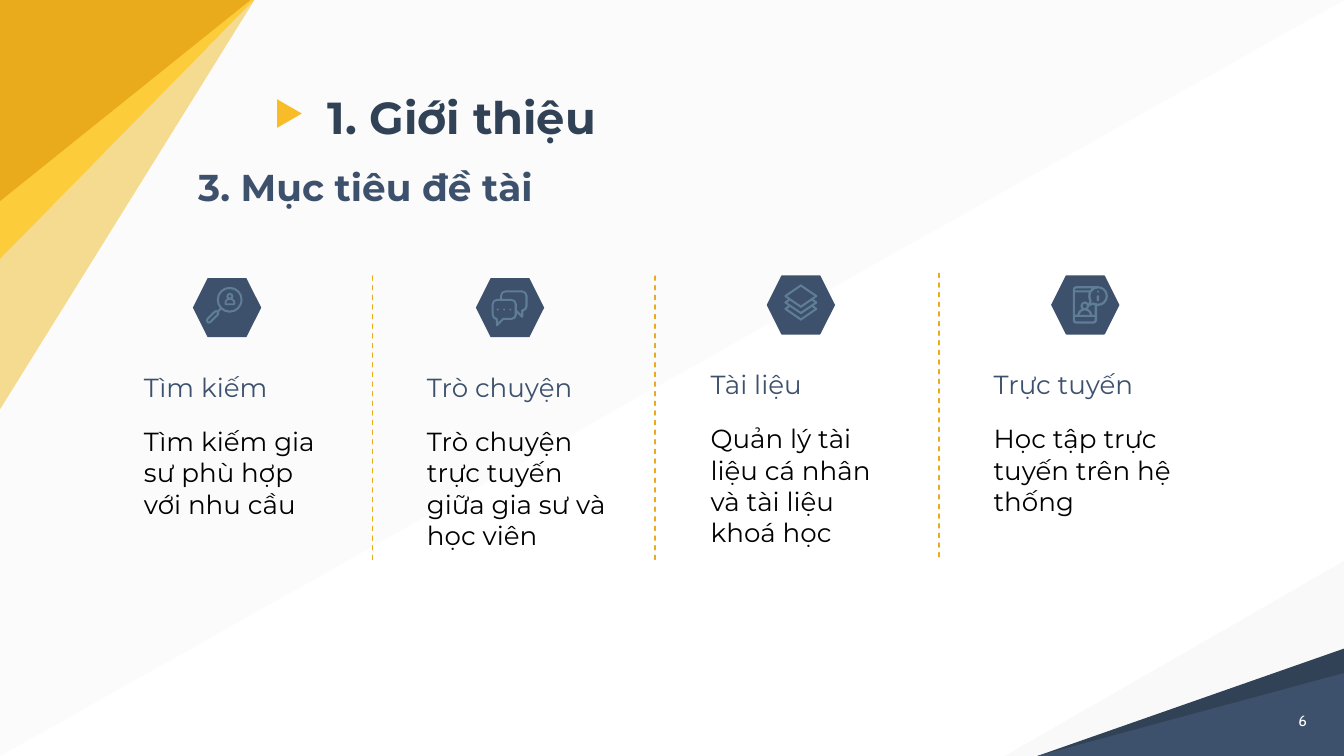
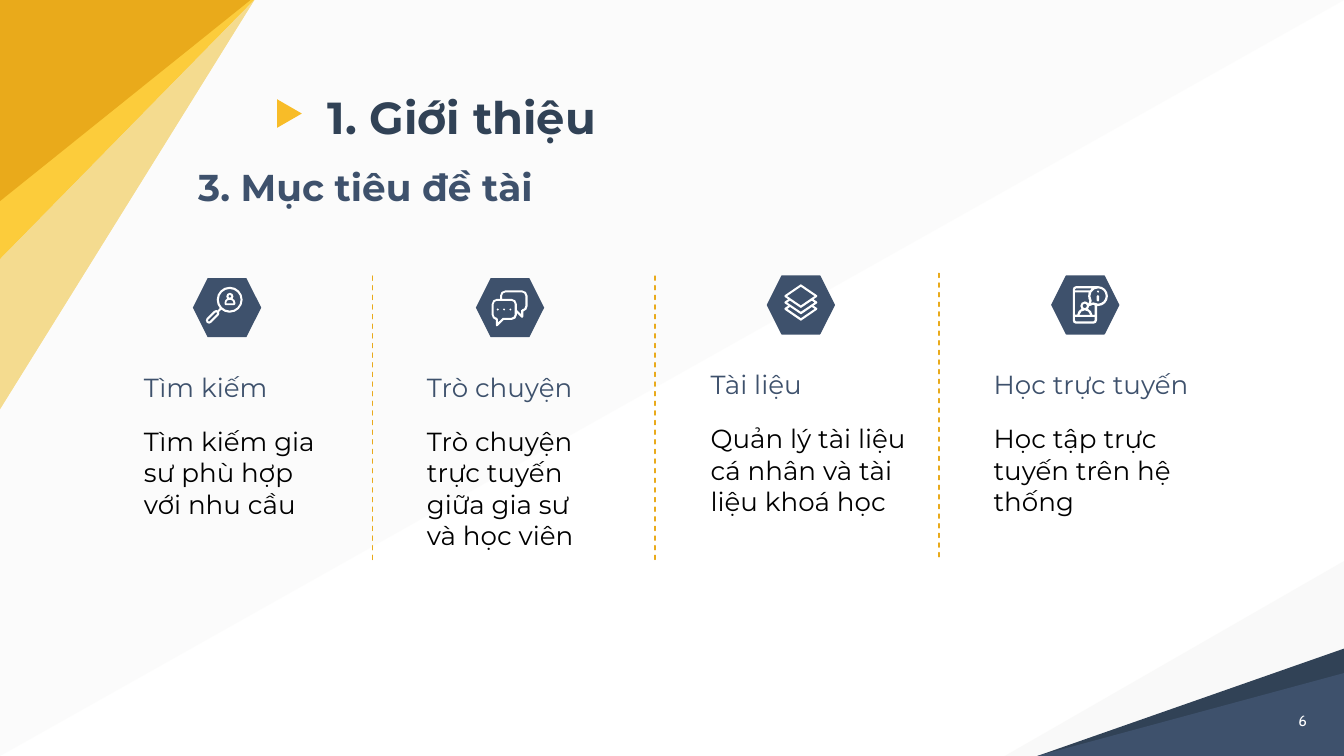
Before and after one commit to nghiale1/CongDongGiaSu, a slide deck: slide 6 of docs/thuyetTrinh_LeMinhNghia_B1605229.pptx. Drawn at 1344x756 pixels with LibreOffice and Linux fonts; fonts in the diff are those of the drawing. Boxes give left, top, right and bottom in pixels: in the first picture for what was removed or moved away, otherwise in the second. Text is boxed around its words. In the diff, an @@ line names an element or a change of style, - is before the commit and + after.

Commit message:
pptx

```diff
--- a/docs/thuyetTrinh_LeMinhNghia_B1605229.pptx
+++ b/docs/thuyetTrinh_LeMinhNghia_B1605229.pptx
@@ fill #5F7D95 to #FFFFFF in 9 elements at (206,286,243,323), (224,293,235,305), (492,290,528,327), (497,309,500,312), (509,309,512,312), (785,285,817,321), (1073,286,1107,324), (1097,290,1099,293), (1097,294,1099,301) @@
@@ text at (994,373,1189,399): text changed @@
-Trực tuyến
+Học trực tuyến
@@ text "Trò chuyện trực tuyến giữa ..." rewrapped from (427,431,605,550) to (427,431,574,550) @@
@@ text "Quản lý tài liệu cá ..." rewrapped from (711,427,871,547) to (711,427,905,516) @@
```
Also in this commit, not shown: 6 other slides changed, 1 slide added.
